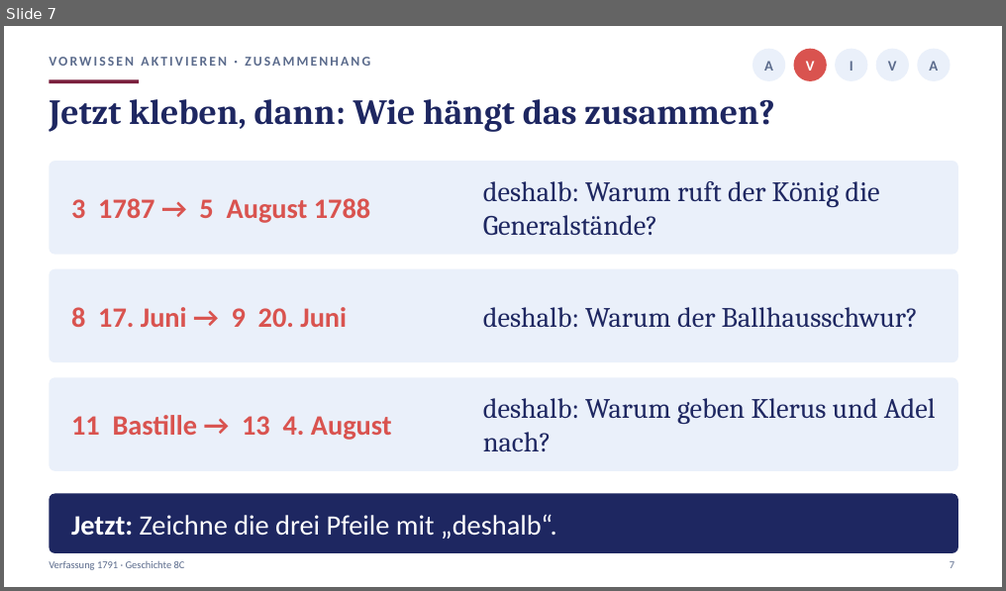
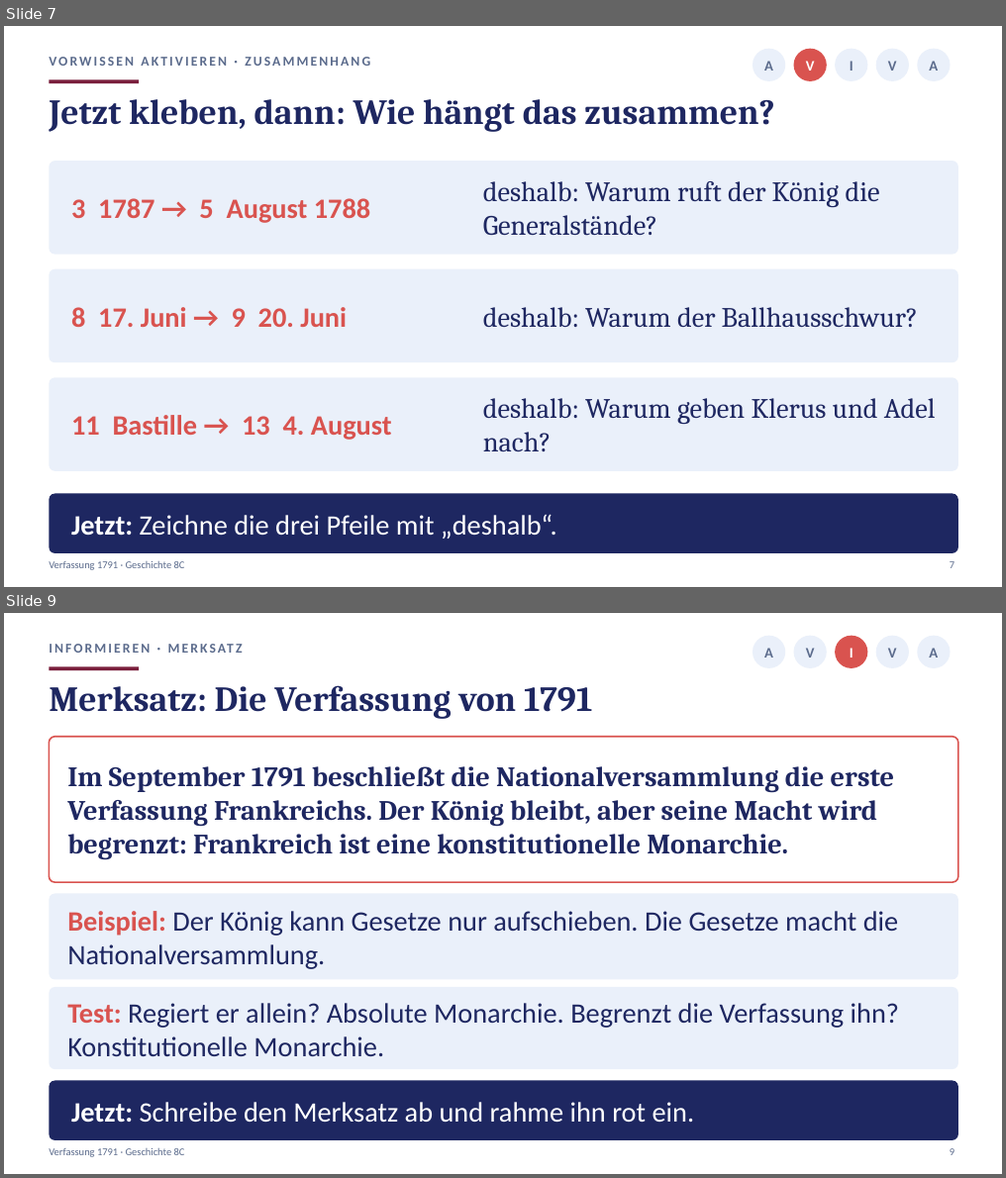
Before and after one commit to golzkonstantin-gif/Schule, a slide deck: Geschichte_8/Stunde5_Verfassung/Praesentation_Stunde5_Verfassung_8C.pptx. Shown one above the other, each under a label of ours: slide 7 before the commit, slides 7 and 9 after it; the slides between them are not shown. The pictures are 1006x591 and 1006x1178 pixels, drawn with LibreOffice and Linux fonts; fonts in the diff are those of the drawing. Boxes give left, top, right and bottom in pixels: in the first picture for what was removed or moved away, otherwise in the second. Text is boxed around its words. In the diff, an @@ line names an element or a change of style, - is before the commit and + after.

```diff
--- a/Geschichte_8/Stunde5_Verfassung/Praesentation_Stunde5_Verfassung_8C.pptx
+++ b/Geschichte_8/Stunde5_Verfassung/Praesentation_Stunde5_Verfassung_8C.pptx
@@ slide 9 added at [4,613,1002,1174], background #FFFFFF @@
@@ text added at [49,639,723,662], 13 pt, text #5B6B8C, bold @@
+INFORMIEREN · MERKSATZ
@@ ellipse added at [752,636,785,668], fill #EAF0FA @@
@@ ellipse added at [794,636,827,668], fill #EAF0FA @@
@@ ellipse added at [835,636,868,668], fill #D9534F @@
@@ ellipse added at [876,636,909,668], fill #EAF0FA @@
@@ ellipse added at [918,636,950,668], fill #EAF0FA @@
@@ rectangle added at [49,666,139,670], fill #7A1F3D @@
@@ text added at [764,648,773,658], 14 pt, text #5B6B8C, bold @@
+A
@@ text added at [806,648,815,658], 14 pt, text #5B6B8C, bold @@
+V
@@ text added at [849,648,853,658], 14 pt, text #FFFFFF, bold @@
+I
@@ text added at [888,648,897,658], 14 pt, text #5B6B8C, bold @@
+V
@@ text added at [929,648,938,658], 14 pt, text #5B6B8C, bold @@
+A
@@ text added at [49,685,592,719], 34 pt, text #1E2761, bold @@
+Merksatz: Die Verfassung von 1791
@@ rounded rectangle added at [49,737,958,882], fill #FFFFFF, outline #D9534F 1.5 pt @@
@@ text added at [67,766,895,861], 27 pt, text #1E2761, bold @@
+Im September 1791 beschließt die Nationalversammlung die erste Verfassung Frankreichs. Der König bleibt, aber seine Macht wird begrenzt: Frankreich ist eine konstitutionelle Monarchie.
@@ rounded rectangle added at [49,894,958,980], fill #EAF0FA @@
@@ text added at [67,911,898,969], 27 pt, text #1E2761 @@
+Beispiel: Der König kann Gesetze nur aufschieben. Die Gesetze macht die Nationalversammlung.
@@ rounded rectangle added at [49,987,958,1069], fill #EAF0FA @@
@@ text added at [67,1003,899,1057], 27 pt, text #1E2761 @@
+Test: Regiert er allein? Absolute Monarchie. Begrenzt die Verfassung ihn? Konstitutionelle Monarchie.
@@ rounded rectangle added at [49,1081,958,1141], fill #1E2761 @@
@@ text added at [71,1102,695,1122], 27 pt, text #FFFFFF @@
+Jetzt: Schreibe den Merksatz ab und rahme ihn rot ein.
@@ text added at [49,1149,185,1157], 10 pt, text #5B6B8C @@
+Verfassung 1791 · Geschichte 8C
@@ text added at [949,1149,954,1156], 10 pt, text #5B6B8C @@
+9
```
Also in this commit, not shown: 8 slides changed, 1 other slide added, 1 slide removed, 11 other files.
